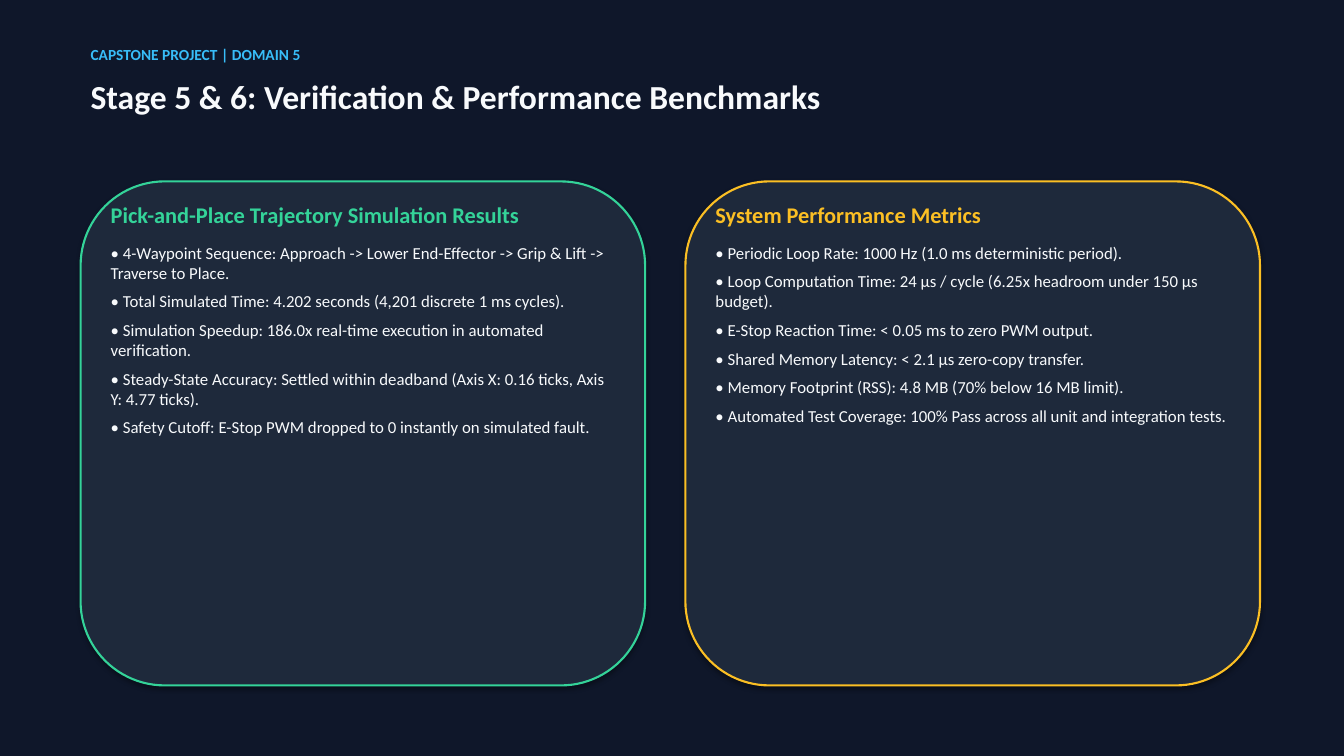
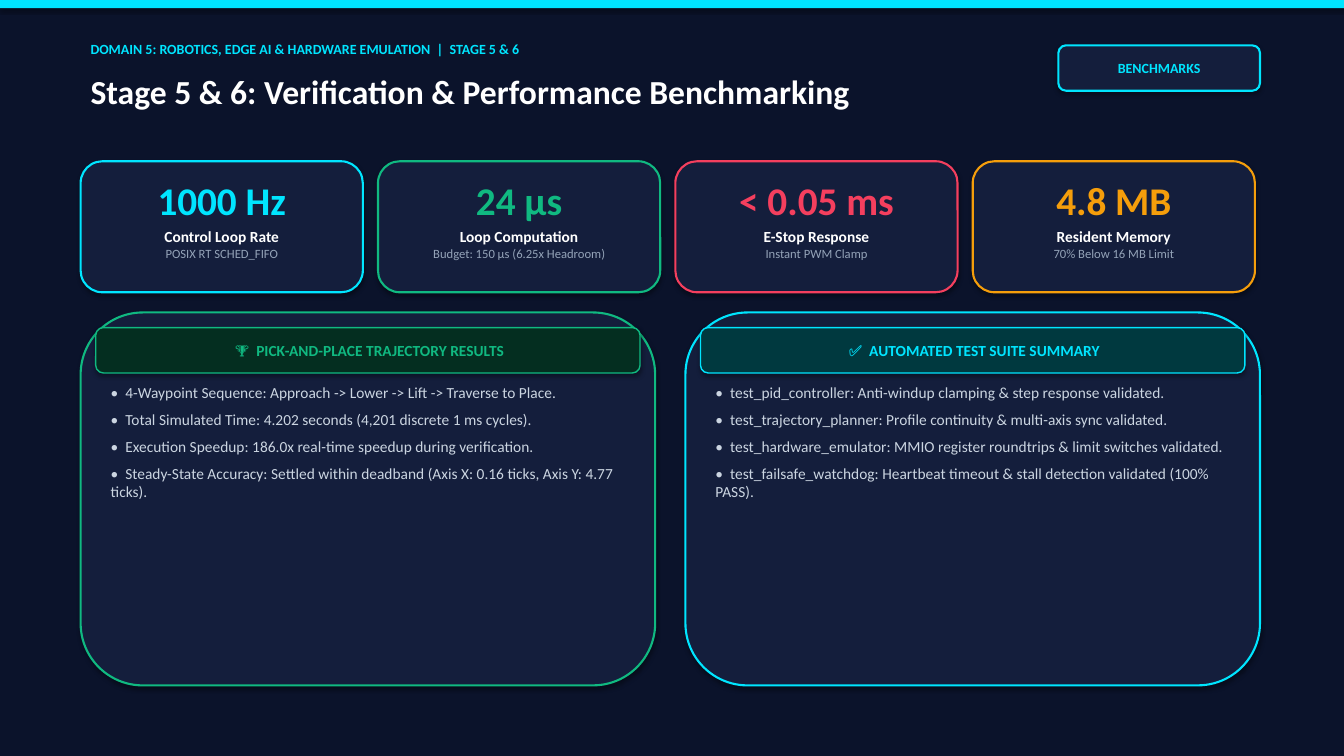
Before and after one commit to Amankumar307/robotic-motor-hub, a slide deck: slide 9 of docs/Robotic_Motor_Hub_Presentation.pptx. Drawn at 1344x756 pixels with LibreOffice and Linux fonts; fonts in the diff are those of the drawing. Boxes give left, top, right and bottom in pixels: in the first picture for what was removed or moved away, otherwise in the second. Text is boxed around its words. In the diff, an @@ line names an element or a change of style, - is before the commit and + after.

Commit message:
docs(presentation): Upgrade presentation with vibrant color cards, metrics dashboard, and interactive HTML deck

```diff
--- a/docs/Robotic_Motor_Hub_Presentation.pptx
+++ b/docs/Robotic_Motor_Hub_Presentation.pptx
@@ rectangle at [0,0,1344,756]: fill #0F172A to #0B132B; outline #0F172A 0.75 pt to none @@
@@ rectangle added at [0,0,1344,8], fill #00E5FF @@
@@ text removed at [91,50,301,60] @@
-CAPSTONE PROJECT | DOMAIN 5
@@ text added at [91,44,519,56], 10 pt, text #00E5FF, bold @@
+DOMAIN 5: ROBOTICS, EDGE AI & HARDWARE EMULATION | STAGE 5 & 6
@@ rounded rectangle added at [1059,45,1260,91], fill #141E3C, outline #00E5FF 1.5 pt, 10 pt, text #00E5FF, bold @@
+BENCHMARKS
@@ text at [91,80,849,110]: text changed; text colour #F8FAFC to #FFFFFF @@
-Stage 5 & 6: Verification & Performance Benchmarks
+Stage 5 & 6: Verification & Performance Benchmarking
@@ rounded rectangle added at [81,161,363,292], fill #141E3C, outline #00E5FF 1.5 pt @@
@@ rounded rectangle added at [378,161,660,292], fill #141E3C, outline #10B981 1.5 pt @@
@@ rounded rectangle added at [676,161,958,292], fill #141E3C, outline #F43F5E 1.5 pt @@
@@ rounded rectangle added at [973,161,1255,292], fill #141E3C, outline #F59E0B 1.5 pt @@
@@ text added at [158,189,286,260], 9 pt, text #94A3B8, bold @@
+1000 Hz
+Control Loop Rate
+POSIX RT SCHED_FIFO
@@ text added at [433,189,605,260], 9 pt, text #94A3B8 @@
+24 µs
+Loop Computation
+Budget: 150 µs (6.25x Headroom)
@@ text removed at [715,207,1226,425] @@
-System Performance Metrics
-• Periodic Loop Rate: 1000 Hz (1.0 ms deterministic period).
-• Loop Computation Time: 24 µs / cycle (6.25x headroom under 150 µs budget).
-• E-Stop Reaction Time: < 0.05 ms to zero PWM output.
-• Shared Memory Latency: < 2.1 µs zero-copy transfer.
-• Memory Footprint (RSS): 4.8 MB (70% below 16 MB limit).
-• Automated Test Coverage: 100% Pass across all unit and integration tests.
@@ text added at [764,189,893,260], 9 pt, text #94A3B8, bold @@
+< 0.05 ms
+E-Stop Response
+Instant PWM Clamp
@@ text added at [1054,188,1174,258], 9 pt, text #94A3B8, bold @@
+4.8 MB
+Resident Memory
+70% Below 16 MB Limit
@@ rounded rectangle: place and size @@
-rounded rectangle at [81,181,645,686]
+rounded rectangle at [81,313,655,686]
@@ rounded rectangle at [81,313,655,686]: fill #1E293B to #141E3C; outline #34D399 1.5 pt to #10B981 1.5 pt @@
@@ rounded rectangle added at [96,328,640,373], fill #042E20, outline #10B981 1 pt, 11 pt, text #10B981, bold @@
+🏆 PICK-AND-PLACE TRAJECTORY RESULTS
@@ rounded rectangle: place and size @@
-rounded rectangle at [686,181,1260,686]
+rounded rectangle at [686,313,1260,686]
@@ rounded rectangle at [686,313,1260,686]: fill #1E293B to #141E3C; outline #FBBF24 1.5 pt to #00E5FF 1.5 pt @@
@@ rounded rectangle added at [701,328,1245,373], fill #00393F, outline #00E5FF 1 pt, 11 pt, text #00E5FF, bold @@
+✅ AUTOMATED TEST SUITE SUMMARY
@@ text "• 4-Waypoint Sequence: Approach -> ...": place and size @@
-text "• 4-Waypoint Sequence: Approach -> ..." at [111,207,604,436]
+text "• 4-Waypoint Sequence: Approach -> ..." at [111,387,613,499]
@@ text at [125,387,556,401]: text changed; size 12 to 11 pt; text colour #F8FAFC to #CBD5E1 @@
-Pick-and-Place Trajectory Simulation Results
-• 4-Waypoint Sequence: Approach -> Lower End-Effector -> Grip & Lift -> Traverse to Place.
+• 4-Waypoint Sequence: Approach -> Lower -> Lift -> Traverse to Place.
@@ text added at [715,387,1222,499], 11 pt, text #CBD5E1 @@
+• test_pid_controller: Anti-windup clamping & step response validated.
+• test_trajectory_planner: Profile continuity & multi-axis sync validated.
+• test_hardware_emulator: MMIO register roundtrips & limit switches validated.
+• test_failsafe_watchdog: Heartbeat timeout & stall detection validated (100% PASS).
@@ text at [111,414,613,499]: size 12 to 11 pt, text colour #F8FAFC to #CBD5E1 in "• Total Simulated Time: 4.202 seconds (4,201 ...", "• Steady-State Accuracy: Settled within deadband (Axis ..." @@
@@ text at [123,421,589,436]: paragraph removed @@
-• Safety Cutoff: E-Stop PWM dropped to 0 instantly on simulated fault.
@@ text at [125,441,533,455]: text changed; size 12 to 11 pt; text colour #F8FAFC to #CBD5E1 @@
-• Simulation Speedup: 186.0x real-time execution in automated verification.
+• Execution Speedup: 186.0x real-time speedup during verification.
```
Also in this commit, not shown: 10 other slides changed, 1 slide added, 1 slide removed, 1 other file.
